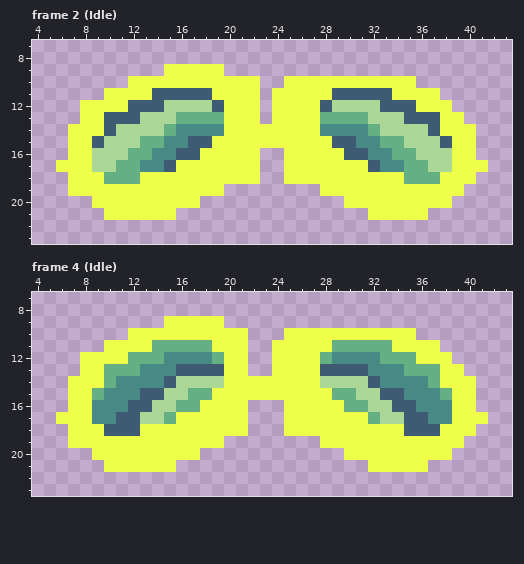
Pixel-art file -- BossRushGame/Assets/Art/Sprites/PokerBoss/Eyes.aseprite. The picture above is the old version.
50x30 pixels, 8 frames. Shown: frame 2 (Idle): x 4..43, y 7..23; frame 4 (Idle): x 4..43, y 7..23. The commit also changed other frames, which this record leaves out.
The result:
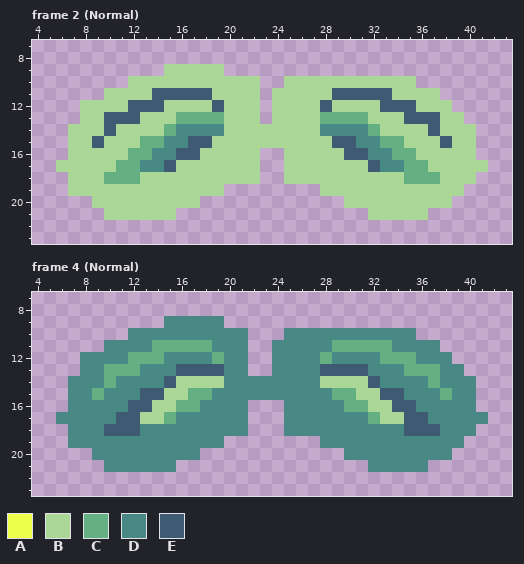
Palette (. is transparent): A #edff48  B #aad795  C #64b082  D #488885  E #3f5b74
Change:
Changed rows in their new state; - is an unchanged pixel.
Frame 2 (Normal):
first column x 6:
 9 ---------BBBBB----------------------
10 ------BBBBBBBBBBB--BBBBBBBBBBB------
11 ----BBBB-----BBBB-BBBBB-----BBBB----
12 --BBBB--------BBB-BBBB--------BBB---
13 --BB----------BBB-BBBB----------BB--
14 -BBB----------BBBBBBBB----------BBB-
15 -BB----------BBBBBBBBBB----------BB-
16 -BB---------BBBBB--BBBBB---------BB-
17 BBB-------BBBBBBB--BBBBBBB-------BBB
18 -BBB---BBBBBBBBBB--BBBBBBBBBB---BBB-
19 -BBBBBBBBBBBBB--------BBBBBBBBBBBB--
20 ---BBBBBBBBB------------BBBBBBBBB---
21 ----BBBBBB----------------BBBBB-----
Frame 4 (Normal):
first column x 6:
 9 ---------DDDDD----------------------
10 ------DDDDDDDDDD---DDDDDDDDDDD------
11 ----DDDD-----DDD--DDDDD-----DDDD----
12 --DDDD--------DD--DDDD--------DDD---
13 --DD----------DD--DDDD----------DD--
14 -DDD----------DDDDDDDD----------DDD-
15 -DD----------DDDDDDDDDD----------DD-
16 -DD---------DDDD---DDDDD---------DD-
17 DDD-------DDDDDD---DDDDDDD-------DDD
18 -DDD---DDDDDDDDD---DDDDDDDDDD---DDD-
19 -DDDDDDDDDDDDD--------DDDDDDDDDDDD--
20 ---DDDDDDDDD------------DDDDDDDDD---
21 ----DDDDDD----------------DDDDD-----
Boxes around the changes in both pictures, in picture pixels (x1, y1, x2, y2):
changed: (56, 64, 488, 220)
changed: (56, 316, 488, 472)
